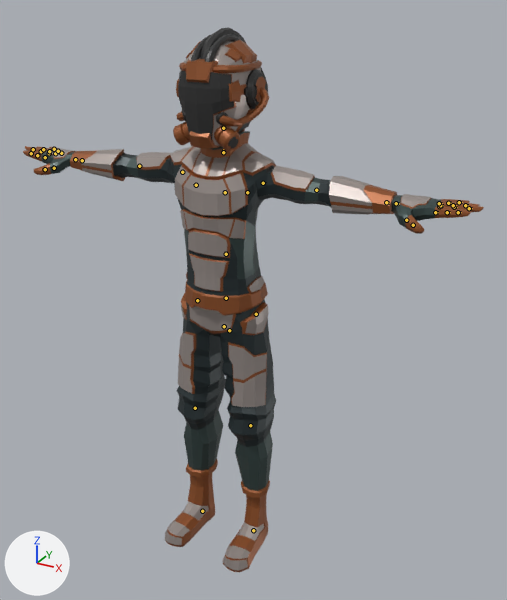
What one commit did to the glTF model public/assets/jogo/astronauta.glb.
The view is the same before and after, from a 50 mm lens placed at (1.177, -1.986, 1.986), pointed at (0.085, -0.001, 0.994). The lights are fixed; the arrows at lower left show +X, +Y and +Z. The older version comes first. The bones that change, and the others that lie on the model, are drawn over the model as lines.

In view in the first picture: 'SpaceSuit_Body', 'SpaceSuit_Feet', 'SpaceSuit_Head', 'SpaceSuit_Legs'.
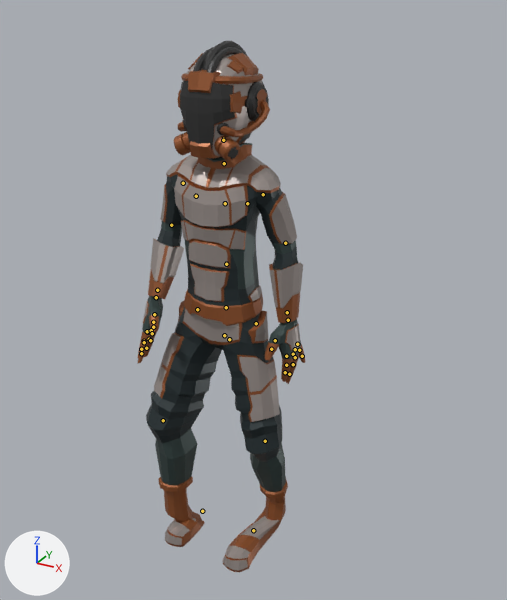
The newer file adds an action. The first version stands in its rest pose; the second is drawn at frame 0 of the action 'Idle'.

Where the change shows, as pixel boxes [x1, y1, x2, y2] in the pictures (507 x 600 px):
'SpaceSuit_Body', posed (63% narrower, 30% taller)
    before: [23, 131, 484, 316]
    after: [137, 143, 305, 384]
'SpaceSuit_Legs', posed (43% wider)
    before: [177, 293, 276, 498]
    after: [146, 301, 288, 499]
'SpaceSuit_Head', posed
    before: [173, 27, 269, 151]
    after: [174, 41, 270, 161]
'SpaceSuit_Feet', posed (18% wider, 15% shorter)
    before: [165, 473, 268, 573]
    after: [164, 488, 286, 573]
bone 'Body', root to tip
    before: (229, 330) to (229, 328)
    after: (229, 339) to (229, 337)
bone 'Head', root to tip
    before: (223, 128) to (223, 125)
    after: (223, 140) to (223, 137)
bone 'UpperArm.L', root to tip
    before: (263, 183) to (265, 183)
    after: (263, 194) to (264, 196)
bone 'LowerArm.L', root to tip
    before: (316, 190) to (318, 190)
    after: (285, 243) to (285, 245)
bone 'Index2.L', root to tip
    before: (435, 212) to (438, 212)
    after: (286, 356) to (286, 358)
bone 'Index3.L', root to tip
    before: (447, 212) to (450, 212)
    after: (286, 365) to (286, 367)
bone 'Middle2.L', root to tip
    before: (439, 206) to (442, 206)
    after: (293, 354) to (292, 356)
bone 'Middle3.L', root to tip
    before: (454, 207) to (457, 207)
    after: (292, 364) to (292, 366)
bone 'Ring2.L', root to tip
    before: (440, 205) to (443, 205)
    after: (295, 349) to (295, 351)
bone 'Ring3.L', root to tip
    before: (453, 205) to (456, 205)
    after: (295, 357) to (294, 359)
bone 'Thumb3.L', root to tip
    before: (413, 225) to (415, 226)
    after: (271, 349) to (270, 351)
bone 'UpperArm.R', root to tip
    before: (182, 172) to (180, 172)
    after: (183, 183) to (182, 185)
bone 'LowerArm.R', root to tip
    before: (139, 166) to (137, 165)
    after: (171, 225) to (171, 227)
bone 'Thumb3.R', root to tip
    before: (45, 169) to (42, 170)
    after: (153, 322) to (153, 324)
bone 'UpperLeg.L', root to tip
    before: (256, 314) to (256, 315)
    after: (256, 323) to (256, 325)
bone 'LowerLeg.L', root to tip
    before: (250, 425) to (250, 426)
    after: (265, 441) to (265, 442)
bone 'UpperLeg.R', root to tip
    before: (197, 300) to (197, 301)
    after: (197, 309) to (197, 311)
bone 'LowerLeg.R', root to tip
    before: (195, 408) to (195, 409)
    after: (163, 420) to (163, 421)

The change in detail:
Bone 'Body' (bone_body) moves from (0.0, 0.0, 0.0) to (0.0, -0.00036, 0.0).
Bone 'Head' (bone_head) turns from (0, 0, 0) to (-3, 0, 0) degrees about its own x, y and z.
Bone 'UpperArm.L' (bone_upperarm_l) turns from (0, 0, 0) to (-69, 14, 0) degrees about its own x, y and z.
Bone 'LowerArm.L' (bone_lowerarm_l) turns from (0, 0, 0) to (-13, -5, -12) degrees about its own x, y and z.
Bone 'Index2.L' (bone_index2_l) turns from (0, 0, 0) to (-14, 2, 0) degrees about its own x, y and z.
Bone 'Index3.L' (bone_index3_l) turns from (0, 0, 0) to (-7, 2, 1) degrees about its own x, y and z.
Bone 'Middle2.L' (bone_middle2_l) turns from (0, 0, 0) to (-11, 1, -2) degrees about its own x, y and z.
Bone 'Middle3.L' (bone_middle3_l) turns from (0, 0, 0) to (-12, 1, -2) degrees about its own x, y and z.
Bone 'Ring2.L' (bone_ring2_l) turns from (0, 0, 0) to (-13, 5, -4) degrees about its own x, y and z.
Bone 'Ring3.L' (bone_ring3_l) turns from (0, 0, 0) to (-15, 5, -4) degrees about its own x, y and z.
Bone 'Thumb3.L' (bone_thumb3_l) turns from (0, 0, 0) to (-13, -3, 7) degrees about its own x, y and z.
Bone 'UpperArm.R' (bone_upperarm_r) turns from (0, 0, 0) to (-65, -2, -12) degrees about its own x, y and z.
Bone 'LowerArm.R' (bone_lowerarm_r) turns from (0, 0, 0) to (-31, -13, 35) degrees about its own x, y and z.
Bone 'Thumb3.R' (bone_thumb3_r) turns from (0, 0, 0) to (-13, 3, -7) degrees about its own x, y and z.
Bone 'UpperLeg.L' (bone_upperleg_l) turns from (0, 0, 0) to (-11, -23, 8) degrees about its own x, y and z.
Bone 'LowerLeg.L' (bone_lowerleg_l) turns from (0, 0, 0) to (22, 0, 0) degrees about its own x, y and z.
Bone 'UpperLeg.R' (bone_upperleg_r) turns from (0, 0, 0) to (-8, 19, -20) degrees about its own x, y and z.
Bone 'LowerLeg.R' (bone_lowerleg_r) turns from (0, 0, 0) to (19, 0, 0) degrees about its own x, y and z.
